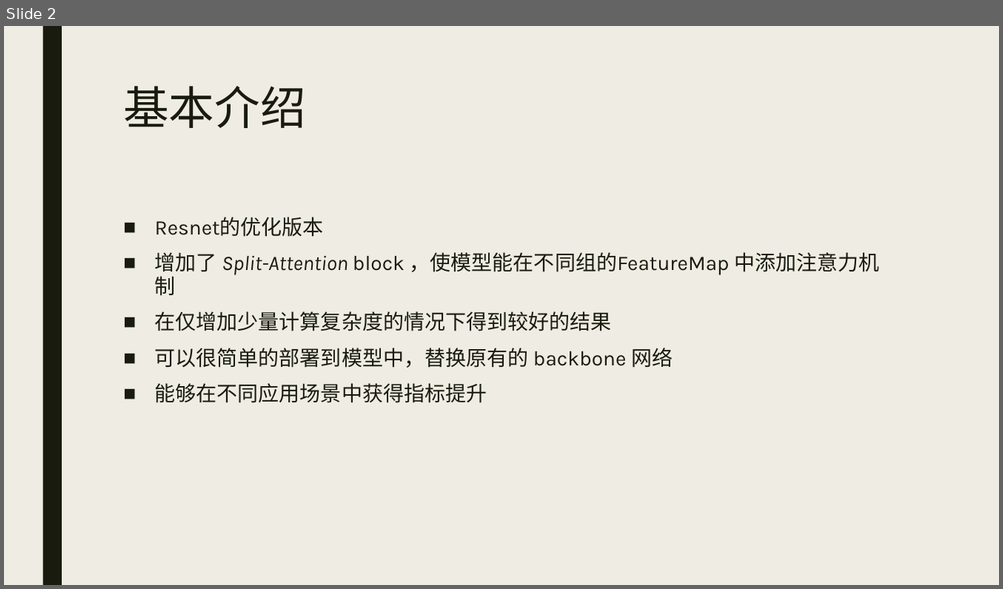
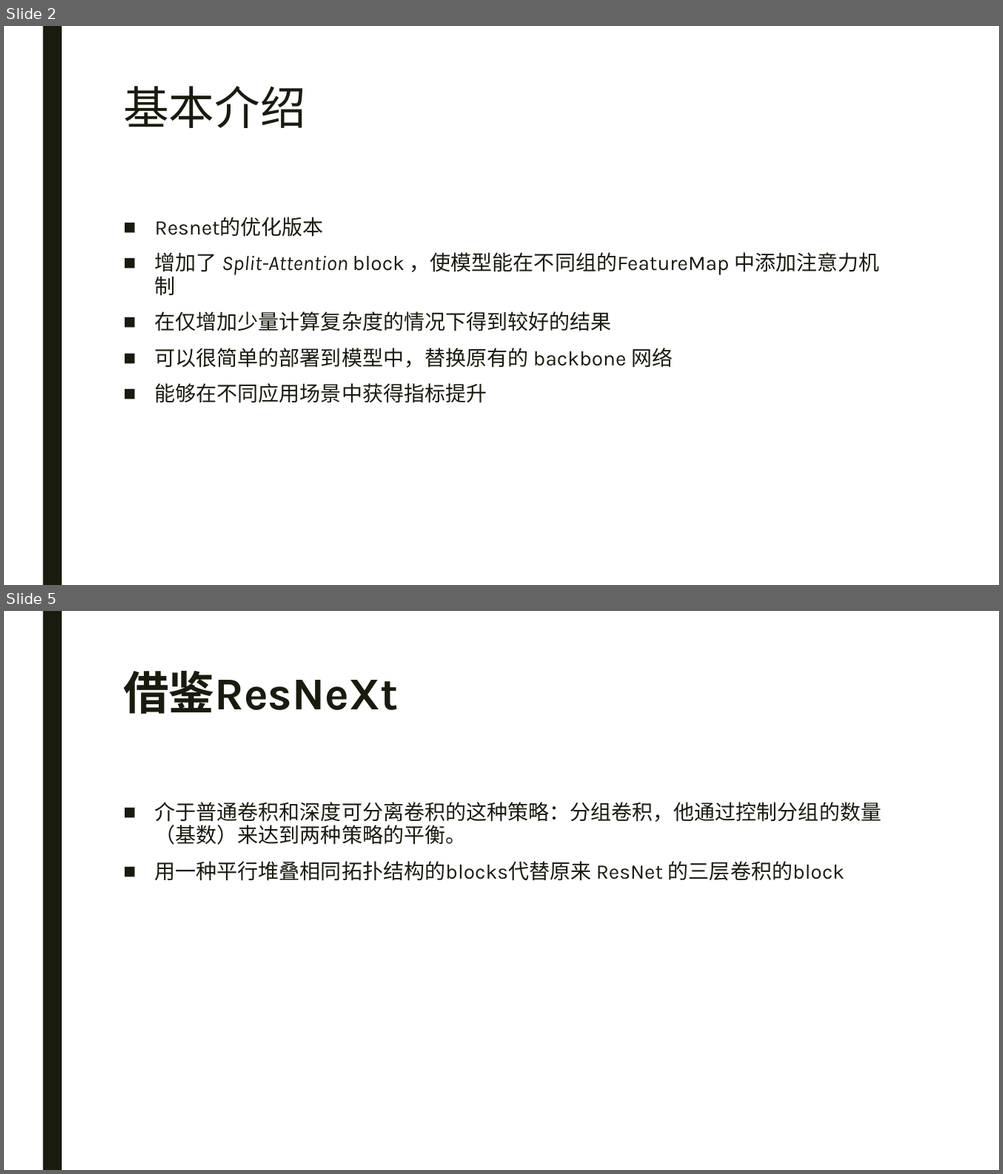
Before and after one commit to Iranb/NoteBook, a slide deck: Paper Notes/ResNetSt/ResNetSt.pptx. Shown one above the other, each under a label of ours: slide 2 before the commit, slides 2 and 5 after it; the slides between them are not shown. The pictures are 1003x589 and 1003x1174 pixels, drawn with LibreOffice and Linux fonts; fonts in the diff are those of the drawing. Boxes give left, top, right and bottom in pixels: in the first picture for what was removed or moved away, otherwise in the second. Text is boxed around its words. In the diff, an @@ line names an element or a change of style, - is before the commit and + after.

```diff
--- a/Paper Notes/ResNetSt/ResNetSt.pptx
+++ b/Paper Notes/ResNetSt/ResNetSt.pptx
@@ slide 5 added at bbox=[4, 611, 999, 1170], background #FFFFFF; not listed: 1 template element that a slide beside it also shows @@
@@ title added at bbox=[123, 670, 398, 714], 44 pt, text #191B0E, bold @@
+借鉴ResNeXt
@@ text added at bbox=[155, 802, 882, 881], 20 pt, text #191B0E @@
+■ 介于普通卷积和深度可分离卷积的这种策略：分组卷积，他通过控制分组的数量（基数）来达到两种策略的平衡。
+■ 用一种平行堆叠相同拓扑结构的blocks代替原来 ResNet 的三层卷积的block
@@ slide 2 changed as well @@
@@ background #EFEDE3 to #FFFFFF @@
```
Also in this commit, not shown: 1 other slide changed, 3 other slides added, 1 slide removed, 21 other files.
